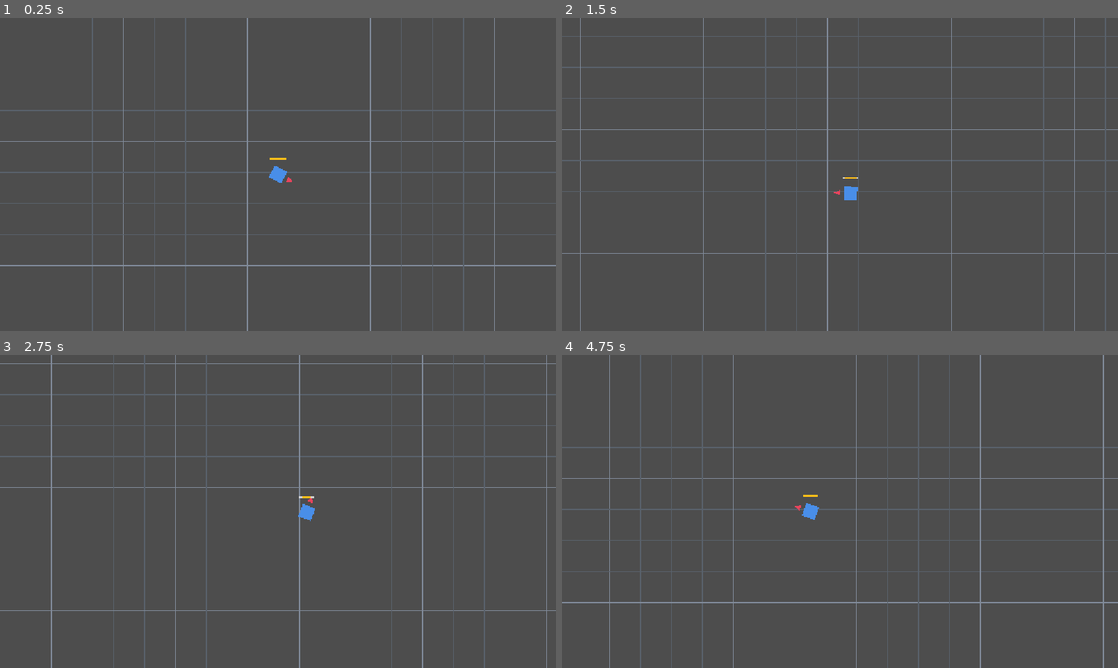
Above: before the commit, frames 1-4 (two rows, left to right).
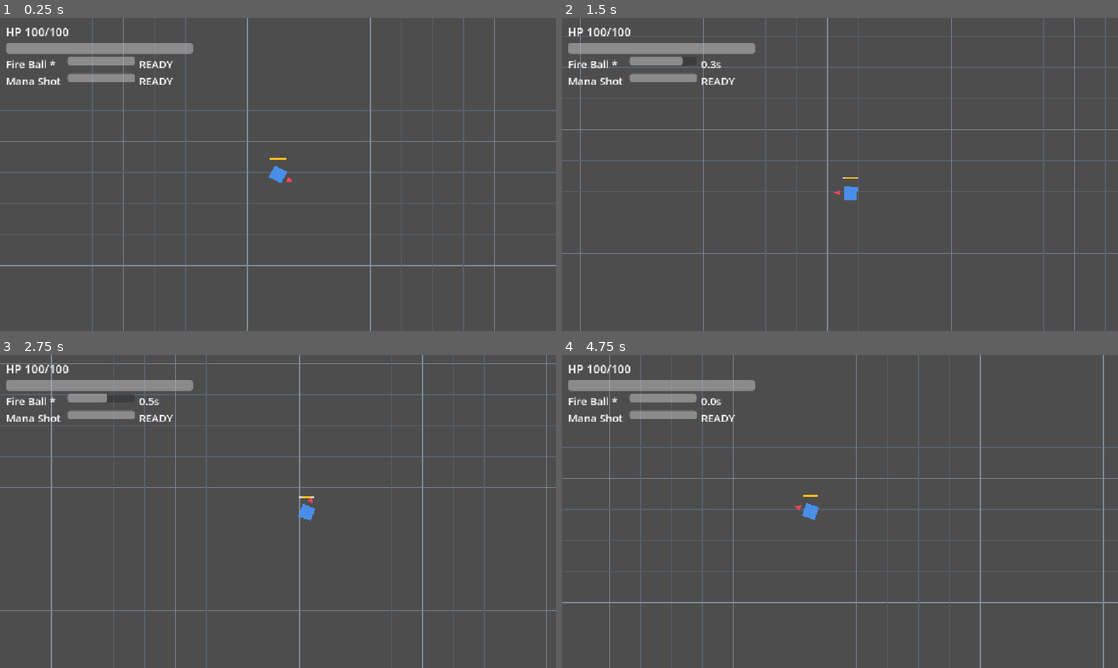
Above: after the commit, the same moments.

Repository: BestestGameStudio/gangU
Game: Godot game, scene res://scenes/main.tscn
Two runs of this game, one before a commit and one after it. Both use one fixed random seed, a clock stepped at 60 frames per second and the inputs below.
Inputs (mouse positions are in pixels of both pictures, inside the frame that each line leads up to):
- Up to frame 1 (0.25 s): no input
- Up to frame 2 (1.5 s): tap Enter at 0.5 s; move the mouse to (962, 158) at 0.52 s; hold D (move_right) 0.53-1.28 s; hold Space (cast) 0.53-1.28 s; move the mouse to (728, 190) at 1.27 s; hold S (move_down) from 1.28 s (still down); tap Space (cast) at 1.35 s
- Up to frame 3 (2.75 s): move the mouse to (333, 442) at 2.02 s; release S (move_down) at 2.03 s; hold D (move_right) from 2.03 s (still down); hold Space (cast) from 2.03 s (still down)
- Up to frame 4 (4.75 s): move the mouse to (812, 574) at 2.77 s; release D (move_right) at 2.78 s; release Space (cast) at 2.78 s; hold W (move_up) 2.78-3.53 s; tap Space (cast) at 2.85, 4.35 s; move the mouse to (1006, 558) at 3.52 s; hold Space (cast) 3.53-4.28 s; hold A (move_left) from 3.53 s (still down); move the mouse to (673, 464) at 4.27 s

The runs differ from the first frame. In frame 1, 2.4% of the frame differs, in the area x 1-35%, y 3-22%; in frame 2, 2.3%; in frame 3, 2.3%; in frame 4, 2.4%.

Commit message:
Mount HUD in main scene (#11)
Instantiates scenes/hud.tscn in main.gd with an explicit player_path to
the shipped Player (set before tree entry, read in HUD._ready), per the
accepted mount contract: no group fallback. Additive lines only - grid,
RunManager, camera untouched. Scene reload from #6 remounts the HUD fresh.
Core HUD merged in #28; objective display stays out of scope (depends #8).

Diff:
--- a/scripts/main.gd
+++ b/scripts/main.gd
@@ -6,6 +6,8 @@
 ## no gameplay interaction.
 ## #6: a RunManager child watches Player.died, blocks dead casting, and
 ## restarts the run with a full scene reload.
+## #11: a HUD child shows health/spells/cooldowns. Mounted with an explicit
+## player_path (no group fallback); the scene reload remounts it fresh.
 
 func _ready() -> void:
 	print("gangU booted OK")
@@ -17,3 +19,6 @@
 	rm.name = "RunManager"
 	rm.player = $Player
 	add_child(rm)
+	var hud: HUD = preload("res://scenes/hud.tscn").instantiate()
+	hud.player_path = NodePath("../Player") # explicit, read in HUD._ready on tree entry
+	add_child(hud)
